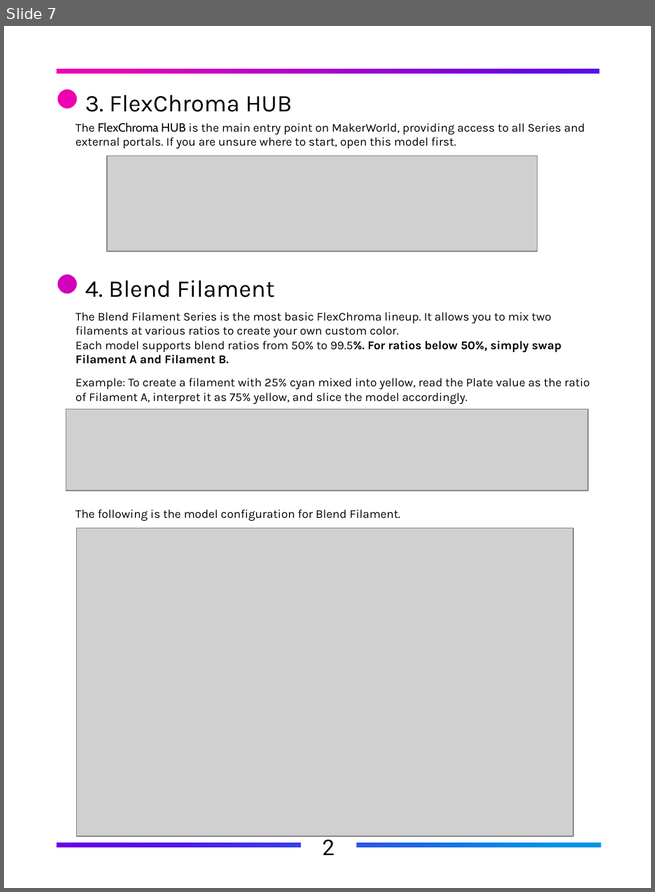
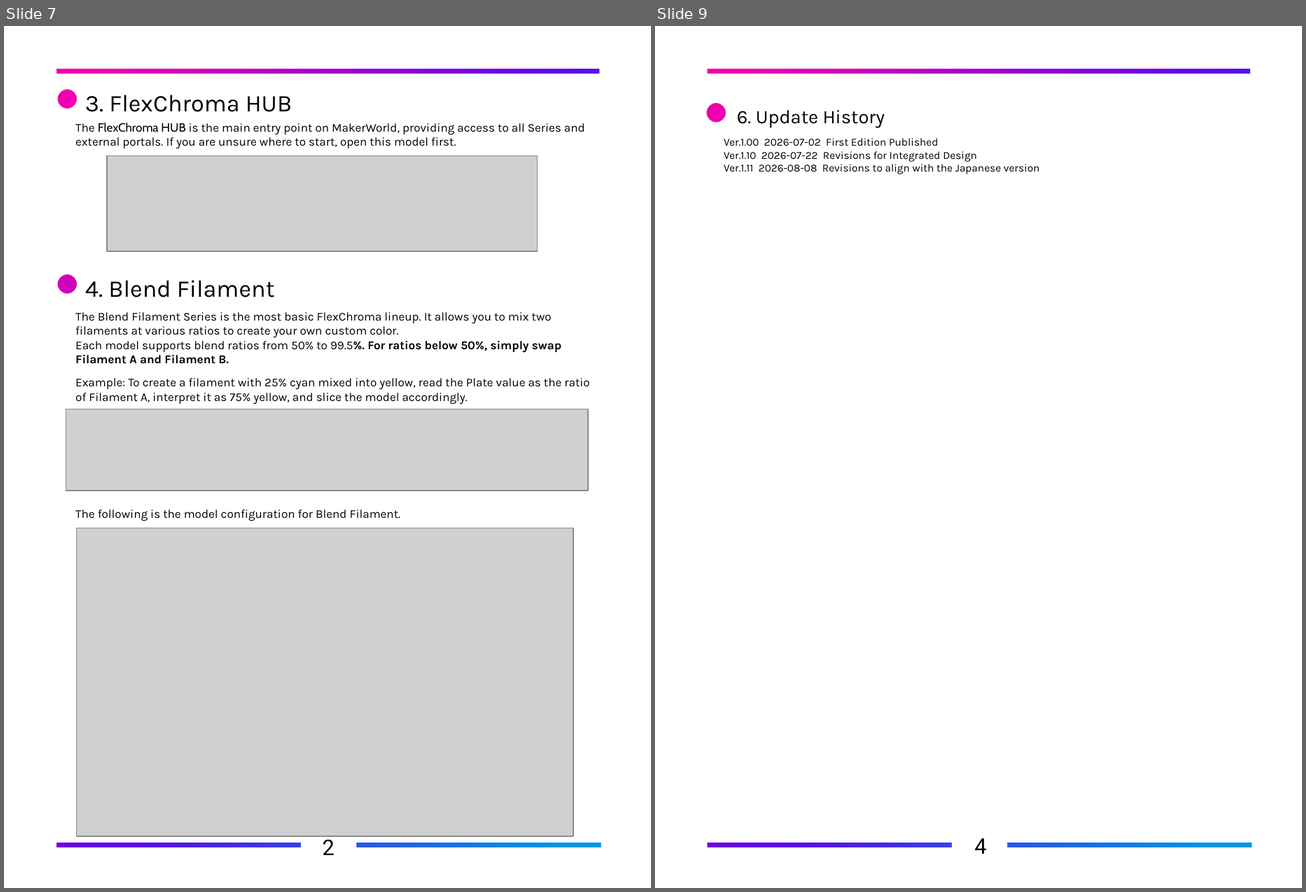
Before and after one commit to FlexChromaHQ/FlexChroma, a slide deck: Documents/Original/FlexChroma_Tour_Guide_EN.pptx. Shown side by side, each under a label of ours: slide 7 before the commit, slides 7 and 9 after it; the slides between them are not shown. The pictures are 655x892 and 1306x892 pixels, drawn with LibreOffice and Linux fonts; fonts in the diff are those of the drawing; grey boxes stand for pictures. Boxes give left, top, right and bottom in pixels: in the first picture for what was removed or moved away, otherwise in the second. Text is boxed around its words. In the diff, an @@ line names an element or a change of style, - is before the commit and + after.

```diff
--- a/Documents/Original/FlexChroma_Tour_Guide_EN.pptx
+++ b/Documents/Original/FlexChroma_Tour_Guide_EN.pptx
@@ slide 9 added at (655,26,1302,888), background #FFFFFF @@
@@ freeform shape added at (656,27,1302,888), fill #FFFFFF @@
@@ rectangle added at (660,30,1301,884), fill gradient #EE00B0 to #6200E8 to #0095E5 @@
@@ text added at (737,110,885,128), 16 pt, text #000000 @@
+6. Update History
@@ text added at (724,138,1040,174), 9 pt, text #000000 @@
+Ver.1.00 2026-07-02 First Edition Published
+Ver.1.10 2026-07-22 Revisions for Integrated Design
+Ver.1.11 2026-08-08 Revisions to align with the Japanese version
@@ text added at (974,839,986,854), 18 pt, text #000000 @@
+4
```
Also in this commit, not shown: 4 slides changed, 7 other files.
